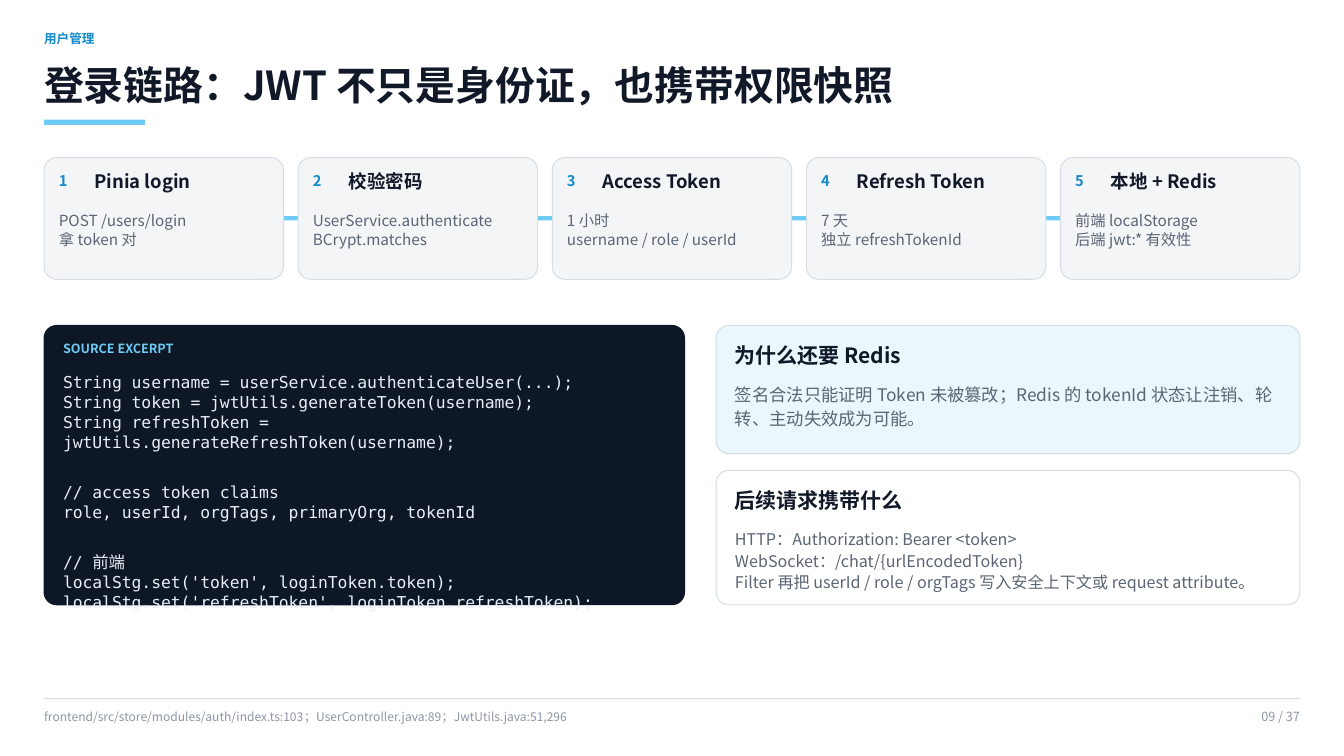
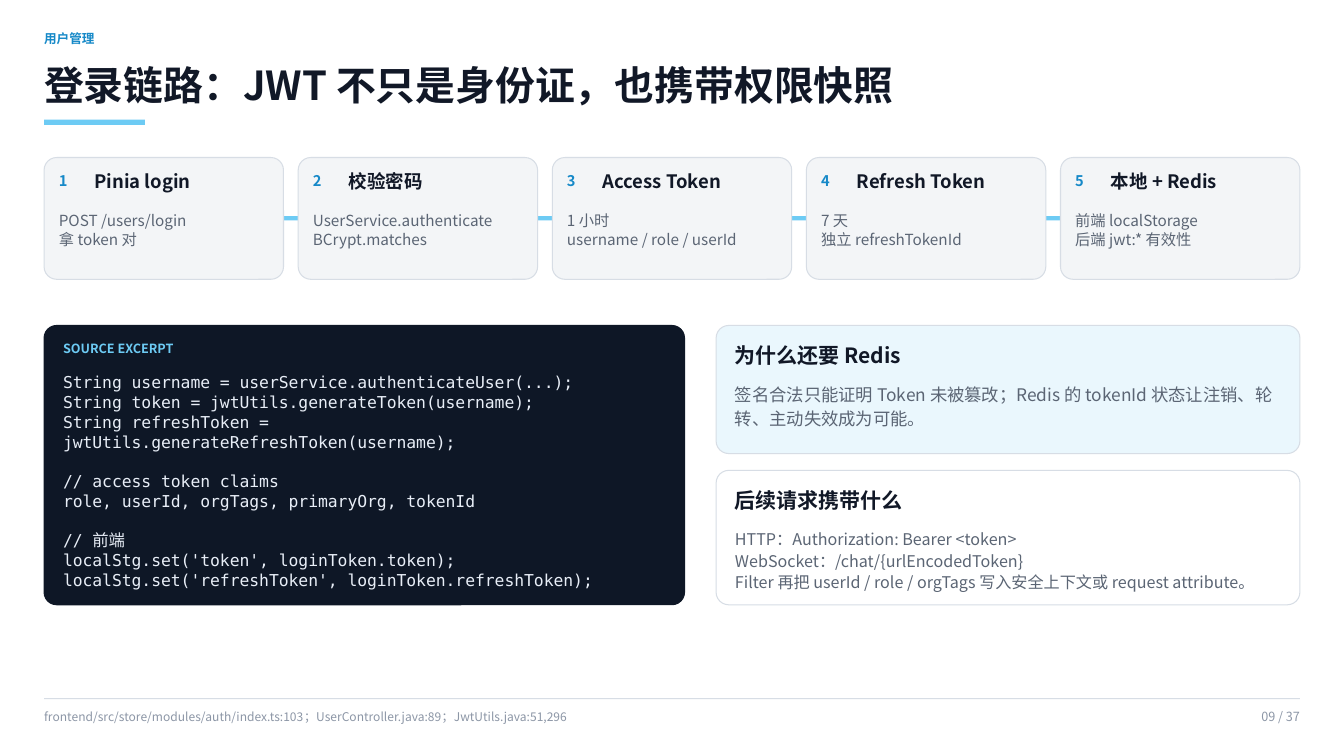
Before and after one commit to melodywd/PaiSmart, a slide deck: slide 9 of outputs/PaiSmart_从零到RAG_源码链路学习指南.pptx. Drawn at 1344x756 pixels with LibreOffice and Linux fonts; fonts in the diff are those of the drawing. Boxes give left, top, right and bottom in pixels: in the first picture for what was removed or moved away, otherwise in the second. Text is boxed around its words. In the diff, an @@ line names an element or a change of style, - is before the commit and + after.

```diff
--- a/outputs/PaiSmart_从零到RAG_源码链路学习指南.pptx
+++ b/outputs/PaiSmart_从零到RAG_源码链路学习指南.pptx
@@ text "String username = userService.authenticateUser(...);" at <box>63,375,593,590</box>: size 11.6 to 11.7 pt @@
```
Also in this commit, not shown: 35 other slides changed, 1 other file.
